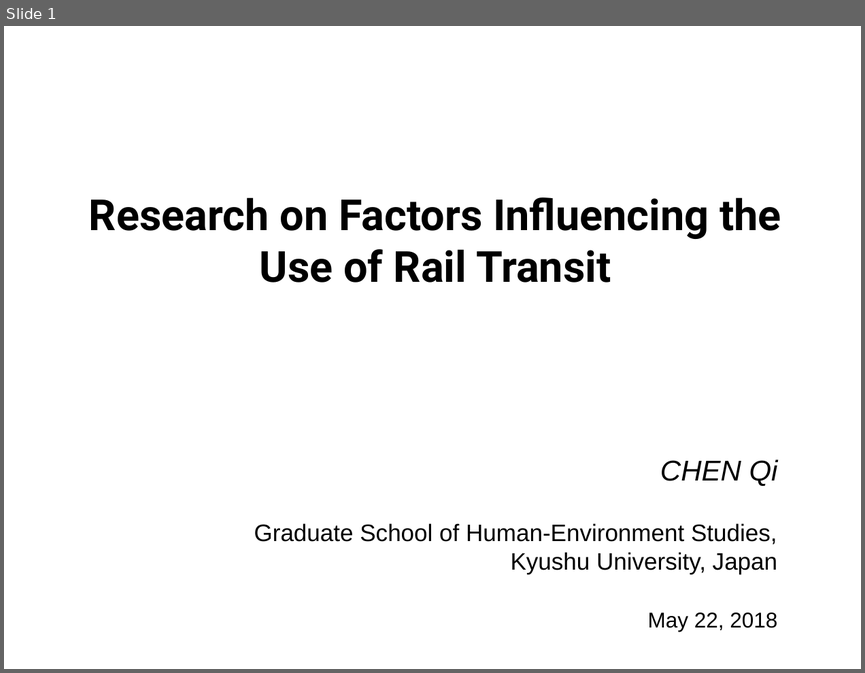
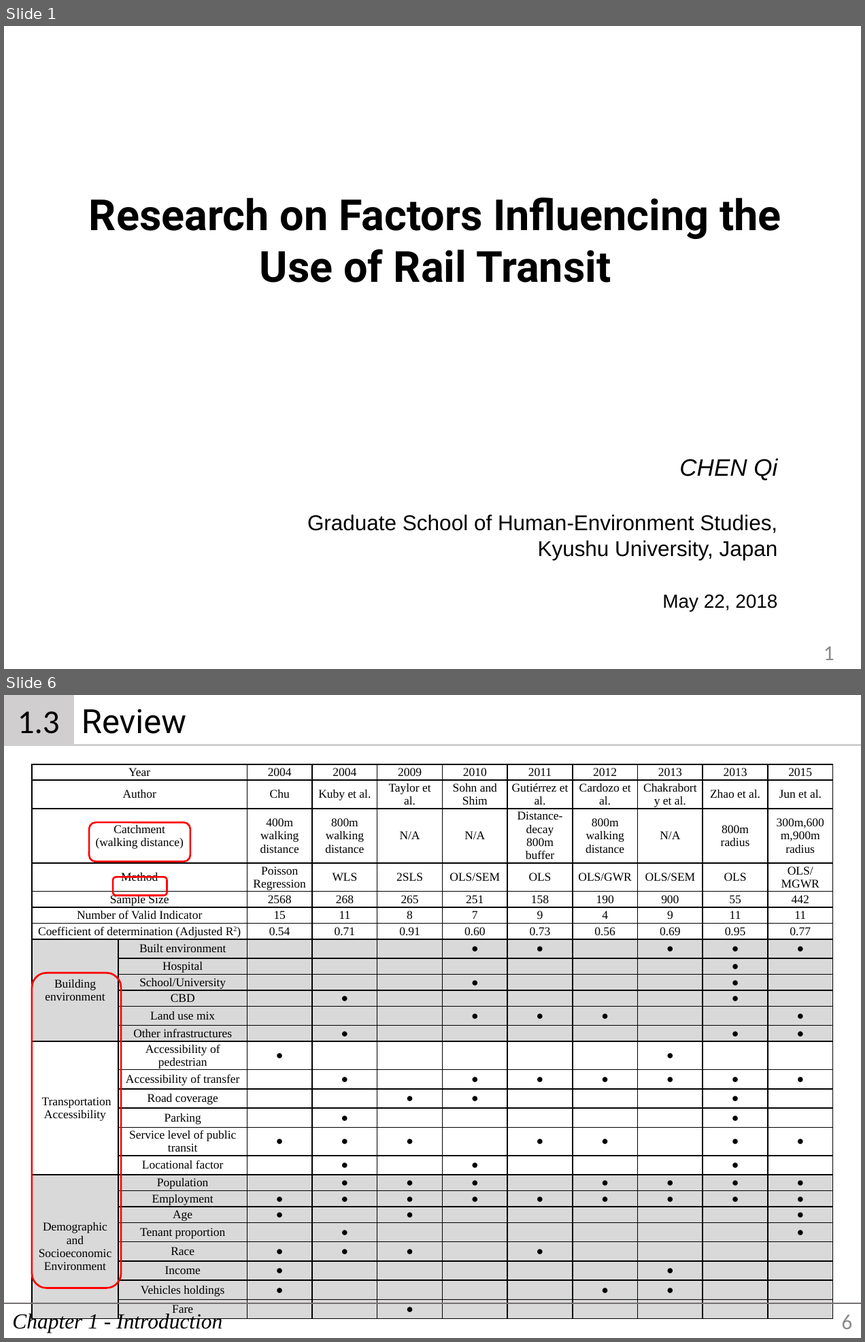
Before and after one commit to 7bder/Thesis, a slide deck: presentation/dissertation.pptx. Shown one above the other, each under a label of ours: slide 1 before the commit, slides 1 and 6 after it; the slides between them are not shown. The pictures are 865x673 and 865x1342 pixels, drawn with LibreOffice and Linux fonts; fonts in the diff are those of the drawing. Boxes give left, top, right and bottom in pixels: in the first picture for what was removed or moved away, otherwise in the second. Text is boxed around its words. In the diff, an @@ line names an element or a change of style, - is before the commit and + after.

```diff
--- a/presentation/dissertation.pptx
+++ b/presentation/dissertation.pptx
@@ slide 6 added at (4,695,861,1338), background #FFFFFF @@
@@ rectangle added at (4,695,73,745), fill #D0CECE, outline #D0CECE 2.25 pt, 28 pt, text #000000 @@
+1.3
@@ text added at (82,709,186,734), 28 pt, text #000000 @@
+Review
@@ line added from (73, 745) to (861, 745), #D0CECE 2.25 pt @@
@@ table added at (33,764,834,1315), 27 rows, 11 columns @@
+Year |  | 2004 | 2004 | 2009 | 2010 | 2011 | 2012 | 2013 | 2013 | 2015
+Author |  | Chu | Kuby et al. | Taylor et al. | Sohn and Shim | Gutiérrez et al. | Cardozo et al. | Chakraborty et al. | Zhao et al. | Jun et al.
+Catchment / (walking distance) |  | 400m walking distance | 800m walking distance | N/A | N/A | Distance-decay 800m buffer | 800m walking distance | N/A | 800m radius | 300m,600m,900m radius
+Method |  | Poisson Regression | WLS | 2SLS | OLS/SEM | OLS | OLS/GWR | OLS/SEM | OLS | OLS/MGWR
+Sample Size |  | 2568 | 268 | 265 | 251 | 158 | 190 | 900 | 55 | 442
+Number of Valid Indicator |  | 15 | 11 | 8 | 7 | 9 | 4 | 9 | 11 | 11
+Coefficient of determination (Adjusted R2) |  | 0.54 | 0.71 | 0.91 | 0.60 | 0.73 | 0.56 | 0.69 | 0.95 | 0.77
+Building environment | Built environment |  |  |  | ● | ● |  | ● | ● | ●
+ | Hospital |  |  |  |  |  |  |  | ● | 
+ | School/University |  |  |  | ● |  |  |  | ● | 
+ | CBD |  | ● |  |  |  |  |  | ● | 
+ | Land use mix |  |  |  | ● | ● | ● |  |  | ●
+ | Other infrastructures |  | ● |  |  |  |  |  | ● | ●
+Transportation Accessibility | Accessibility of pedestrian | ● |  |  |  |  |  | ● |  | 
+ | Accessibility of transfer |  | ● |  | ● | ● | ● | ● | ● | ●
+ | Road coverage |  |  | ● | ● |  |  |  | ● | 
+ | Parking |  | ● |  |  |  |  |  | ● | 
+ | Service level of public transit | ● | ● | ● |  | ● | ● |  | ● | ●
+ | Locational factor |  | ● |  | ● |  |  |  | ● | 
+Demographic and Socioeconomic Environment | Population |  | ● | ● | ● |  | ● | ● | ● | ●
+ | Employment | ● | ● | ● | ● | ● | ● | ● | ● | ●
+ | Age | ● |  | ● |  |  |  |  |  | ●
+ | Tenant proportion |  | ● |  |  |  |  |  |  | ●
+ | Race | ● | ● | ● |  | ● |  |  |  | 
+ | Income | ● |  |  |  |  |  | ● |  | 
+ | Vehicles holdings | ● |  |  |  |  | ● | ● |  | 
+ | Fare |  |  | ● |  |  |  |  |  | 
@@ rounded rectangle added at (89,823,190,862), outline #FF0000 1.5 pt @@
@@ rounded rectangle added at (113,877,167,896), outline #FF0000 1.5 pt @@
@@ rounded rectangle added at (33,972,122,1288), outline #FF0000 1.5 pt @@
@@ line added from (4, 1304) to (861, 1304), #767171 1 pt @@
@@ text added at (12,1312,222,1333), 18 pt, text #000000, italic @@
+Chapter 1 - Introduction
@@ page number added at (841,1314,852,1329), 18 pt, text #8C8C8C @@
+6
@@ slide 1 changed as well @@
@@ text "CHEN Qi" at (307,458,778,611): size 24 to 20 pt in "CHEN Qi"; size 20 to 18 pt in "Graduate School of Human-Environment Studies,", "Kyushu University, Japan"; size 18 to 16 pt in "May 22, 2018" @@
@@ page number added at (823,646,834,660), 18 pt, text #8C8C8C @@
+1
```
Also in this commit, not shown: 2 other slides changed, 77 other slides added, 42 other files.
